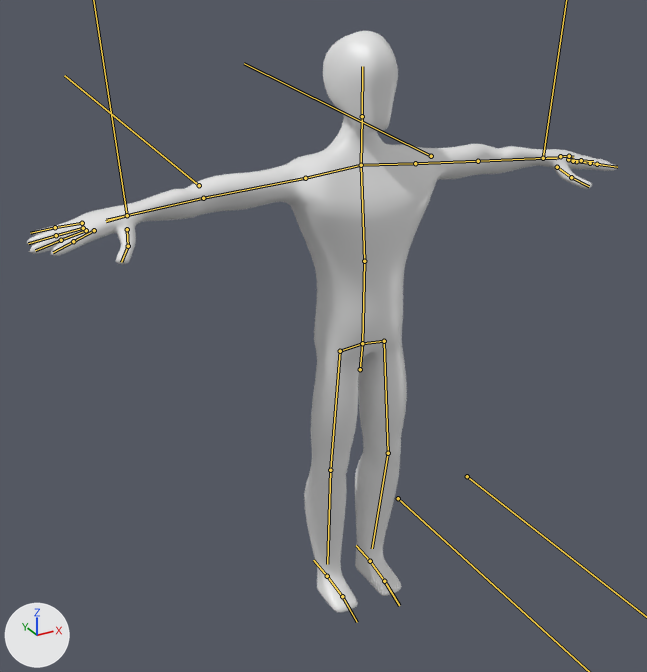
A saved change to the glTF model client/main/assets/dummy.glb.
The view is the same before and after, from a 50 mm lens placed at (-1.39, -2.28, 2.16), pointed at (-0.09, 0.08, 0.98). Arrows for +X, +Y and +Z are at lower left; the lights stay in place. The bones that bend it are drawn over the model as lines.
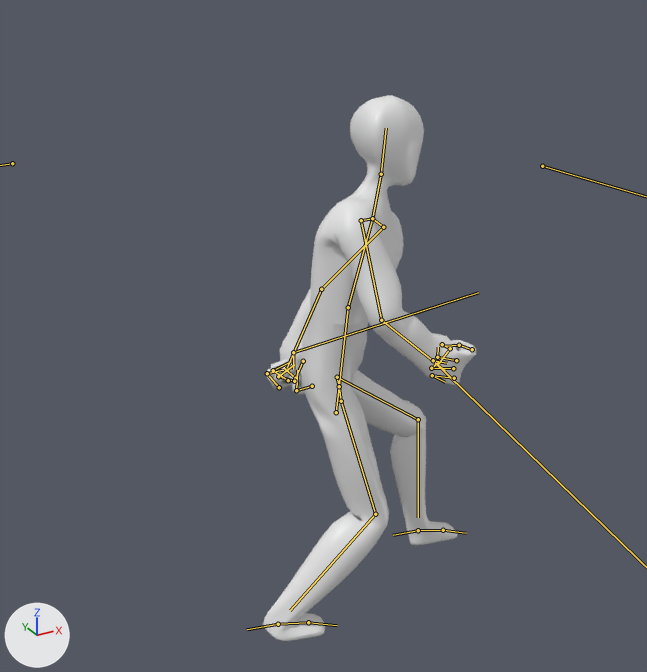
The newer file adds an action. The first version stands in its rest pose; the second is drawn at frame 0 of the action 'WalkForward'.

What differs and where, as boxes (x1, y1, x2, y2) in the pictures (647 x 672 px):
'Mesh', posed (64% narrower, 6% shorter)
    before: (27, 31, 617, 613)
    after: (263, 95, 477, 641)
bone 'Funny', root to tip
    before: (360, 369) to (362, 343)
    after: (336, 412) to (339, 386)
bone 'Abdomen', root to tip
    before: (362, 343) to (364, 261)
    after: (339, 386) to (348, 307)
bone 'Chest', root to tip
    before: (364, 261) to (361, 165)
    after: (348, 307) to (372, 218)
bone 'Neck', root to tip
    before: (361, 165) to (362, 116)
    after: (372, 218) to (381, 174)
bone 'Head', root to tip
    before: (362, 116) to (362, 66)
    after: (381, 174) to (386, 128)
bone 'UpperArm.L', root to tip
    before: (415, 163) to (478, 161)
    after: (383, 227) to (321, 289)
bone 'UpperArm.R', root to tip
    before: (305, 178) to (203, 198)
    after: (361, 220) to (381, 320)
bone 'ForeArm.R', root to tip
    before: (203, 198) to (106, 220)
    after: (381, 320) to (445, 370)
bone 'Thigh.L', root to tip
    before: (384, 341) to (388, 453)
    after: (337, 377) to (418, 419)
bone 'Shin.L', root to tip
    before: (388, 453) to (372, 548)
    after: (418, 419) to (418, 517)
bone 'Thigh.R', root to tip
    before: (340, 351) to (330, 470)
    after: (341, 401) to (375, 514)
bone 'Shin.R', root to tip
    before: (330, 470) to (327, 564)
    after: (375, 514) to (290, 610)
bone 'HeelIK.L', root to tip
    before: (370, 561) to (356, 545)
    after: (418, 530) to (393, 535)
bone 'ThumBase.L', root to tip
    before: (557, 167) to (571, 177)
    after: (303, 361) to (295, 378)
bone 'ThumbTip.L', root to tip
    before: (571, 177) to (589, 186)
    after: (295, 378) to (284, 368)
bone 'IndexBase.L', root to tip
    before: (576, 161) to (597, 164)
    after: (312, 386) to (296, 390)
bone 'IndexTip.L', root to tip
    before: (597, 164) to (617, 167)
    after: (296, 390) to (297, 370)
bone 'MiddleBase.L', root to tip
    before: (573, 161) to (590, 163)
    after: (294, 381) to (278, 376)
bone 'MiddleTip.L', root to tip
    before: (590, 163) to (606, 165)
    after: (278, 376) to (294, 364)
bone 'RingBase.L', root to tip
    before: (568, 159) to (581, 160)
    after: (288, 380) to (273, 370)
bone 'RingTip.L', root to tip
    before: (581, 160) to (593, 161)
    after: (273, 370) to (291, 361)
bone 'LittleBase.L', root to tip
    before: (560, 156) to (569, 156)
    after: (279, 387) to (267, 373)
bone 'LittleTip.L', root to tip
    before: (569, 156) to (573, 157)
    after: (267, 373) to (282, 370)
bone 'HeelIK.R', root to tip
    before: (327, 576) to (313, 560)
    after: (278, 624) to (247, 629)
bone 'ThumBase.R', root to tip
    before: (127, 229) to (128, 246)
    after: (442, 344) to (450, 348)
bone 'ThumbTip.R', root to tip
    before: (128, 246) to (121, 262)
    after: (450, 348) to (438, 364)
bone 'IndexBase.R', root to tip
    before: (94, 230) to (73, 241)
    after: (472, 349) to (459, 345)
bone 'IndexTip.R', root to tip
    before: (73, 241) to (53, 252)
    after: (459, 345) to (445, 346)
bone 'MiddleBase.R', root to tip
    before: (86, 230) to (61, 240)
    after: (456, 360) to (437, 357)
bone 'MiddleTip.R', root to tip
    before: (61, 240) to (35, 250)
    after: (437, 357) to (438, 347)
bone 'RingBase.R', root to tip
    before: (83, 228) to (56, 235)
    after: (453, 368) to (431, 368)
bone 'RingTip.R', root to tip
    before: (56, 235) to (28, 243)
    after: (431, 368) to (438, 362)
bone 'LittleBase.R', root to tip
    before: (82, 223) to (55, 227)
    after: (454, 378) to (432, 375)
bone 'LittleTip.R', root to tip
    before: (55, 227) to (30, 233)
    after: (432, 375) to (445, 382)

The edits, one by one:
Bone 'Funny' (bone_funny) moves from (0.0, 0.0, 0.0) to (-0.055, -0.18, -0.038).
Bone 'Funny' (bone_funny) turns from (0, 0, 0) to (-8, 65, -11) degrees about its own x, y and z.
Bone 'Abdomen' (bone_abdomen) turns from (0, 0, 0) to (7, -12, -6) degrees about its own x, y and z.
Bone 'Chest' (bone_chest) turns from (0, 0, 0) to (14, -5, -16) degrees about its own x, y and z.
Bone 'Neck' (bone_neck) turns from (0, 0, 0) to (-8, 1, 11) degrees about its own x, y and z.
Bone 'Head' (bone_head) turns from (0, 0, 0) to (-6, 41, -2) degrees about its own x, y and z.
Bone 'UpperArm.L' (bone_upperarm_l) turns from (0, 0, 0) to (-90, 31, -20) degrees about its own x, y and z.
Bone 'UpperArm.R' (bone_upperarm_r) turns from (0, 0, 0) to (-62, 4, 78) degrees about its own x, y and z.
Bone 'ForeArm.R' (bone_forearm_r) turns from (0, 0, 0) to (6, -1, 27) degrees about its own x, y and z.
Bone 'Thigh.L' (bone_thigh_l) turns from (0, 0, 0) to (-44, 4, -30) degrees about its own x, y and z.
Bone 'Shin.L' (bone_shin_l) turns from (0, 0, 0) to (29, -7, 27) degrees about its own x, y and z.
Bone 'Thigh.R' (bone_thigh_r) turns from (0, 0, 0) to (-27, -58, 27) degrees about its own x, y and z.
Bone 'Shin.R' (bone_shin_r) turns from (0, 0, 0) to (36, 11, -33) degrees about its own x, y and z.
Bone 'HeelIK.L' (bone_heelik_l) moves from (0.0, 0.0, 0.0) to (0.265, 0.072, 0.0).
Bone 'HeelIK.L' (bone_heelik_l) turns from (0, 0, 0) to (0, 0, 78) degrees about its own x, y and z.
Bone 'HandIK.L' (bone_handik_l) moves from (0.0, 0.0, 0.0) to (-0.795, -0.696, -0.207).
Bone 'HandIK.L' (bone_handik_l) turns from (0, 0, 0) to (-32, -12, -91) degrees about its own x, y and z.
Bone 'ThumBase.L' (bone_thumbase_l) turns from (0, 0, 0) to (75, -1, 11) degrees about its own x, y and z.
Bone 'ThumbTip.L' (bone_thumbtip_l) turns from (0, 0, 0) to (31, -14, 85) degrees about its own x, y and z.
Bone 'IndexBase.L' (bone_indexbase_l) moves from (0.0, 0.0, 0.0) to (0.019, 0.013, 0.015).
Bone 'IndexBase.L' (bone_indexbase_l) turns from (0, 0, 0) to (-63, -1, 90) degrees about its own x, y and z.
Bone 'IndexTip.L' (bone_indextip_l) turns from (0, 0, 0) to (-13, 4, 107) degrees about its own x, y and z.
Bone 'MiddleBase.L' (bone_middlebase_l) moves from (0.0, 0.0, 0.0) to (-0.004, -0.021, -0.004).
Bone 'MiddleBase.L' (bone_middlebase_l) turns from (0, 0, 0) to (-57, 13, 101) degrees about its own x, y and z.
Bone 'MiddleTip.L' (bone_middletip_l) turns from (0, 0, 0) to (-36, 27, 101) degrees about its own x, y and z.
Bone 'RingBase.L' (bone_ringbase_l) moves from (0.0, 0.0, 0.0) to (-0.012, -0.016, -0.001).
Bone 'RingBase.L' (bone_ringbase_l) turns from (0, 0, 0) to (-47, 34, 92) degrees about its own x, y and z.
Bone 'RingTip.L' (bone_ringtip_l) turns from (0, 0, 0) to (-27, 34, 107) degrees about its own x, y and z.
Bone 'LittleBase.L' (bone_littlebase_l) moves from (0.0, 0.0, 0.0) to (-0.003, 0.021, -0.011).
Bone 'LittleBase.L' (bone_littlebase_l) turns from (0, 0, 0) to (-50, 50, 86) degrees about its own x, y and z.
Bone 'LittleTip.L' (bone_littletip_l) turns from (0, 0, 0) to (5, 36, 118) degrees about its own x, y and z.
Bone 'HeelIK.R' (bone_heelik_r) moves from (0.0, 0.0, 0.0) to (-0.271, -0.145, 0.005).
Bone 'HeelIK.R' (bone_heelik_r) turns from (0, 0, 0) to (0, 0, 75) degrees about its own x, y and z.
Bone 'HandIK.R' (bone_handik_r) moves from (0.0, 0.0, 0.0) to (0.799, -0.573, 0.299).
Bone 'HandIK.R' (bone_handik_r) turns from (0, 0, 0) to (81, 6, 155) degrees about its own x, y and z.
Bone 'ThumBase.R' (bone_thumbase_r) turns from (0, 0, 0) to (75, 1, -11) degrees about its own x, y and z.
Bone 'ThumbTip.R' (bone_thumbtip_r) turns from (0, 0, 0) to (31, 14, -85) degrees about its own x, y and z.
Bone 'IndexBase.R' (bone_indexbase_r) moves from (0.0, 0.0, 0.0) to (-0.019, 0.013, 0.015).
Bone 'IndexBase.R' (bone_indexbase_r) turns from (0, 0, 0) to (-63, 1, -90) degrees about its own x, y and z.
Bone 'IndexTip.R' (bone_indextip_r) turns from (0, 0, 0) to (-13, -4, -107) degrees about its own x, y and z.
Bone 'MiddleBase.R' (bone_middlebase_r) moves from (0.0, 0.0, 0.0) to (0.004, -0.021, -0.004).
Bone 'MiddleBase.R' (bone_middlebase_r) turns from (0, 0, 0) to (-57, -13, -101) degrees about its own x, y and z.
Bone 'MiddleTip.R' (bone_middletip_r) turns from (0, 0, 0) to (-36, -27, -101) degrees about its own x, y and z.
Bone 'RingBase.R' (bone_ringbase_r) moves from (0.0, 0.0, 0.0) to (0.012, -0.016, -0.001).
Bone 'RingBase.R' (bone_ringbase_r) turns from (0, 0, 0) to (-47, -34, -92) degrees about its own x, y and z.
Bone 'RingTip.R' (bone_ringtip_r) turns from (0, 0, 0) to (-27, -34, -107) degrees about its own x, y and z.
Bone 'LittleBase.R' (bone_littlebase_r) moves from (0.0, 0.0, 0.0) to (0.003, 0.021, -0.011).
Bone 'LittleBase.R' (bone_littlebase_r) turns from (0, 0, 0) to (-50, -50, -86) degrees about its own x, y and z.
Bone 'LittleTip.R' (bone_littletip_r) turns from (0, 0, 0) to (5, -36, -118) degrees about its own x, y and z.
